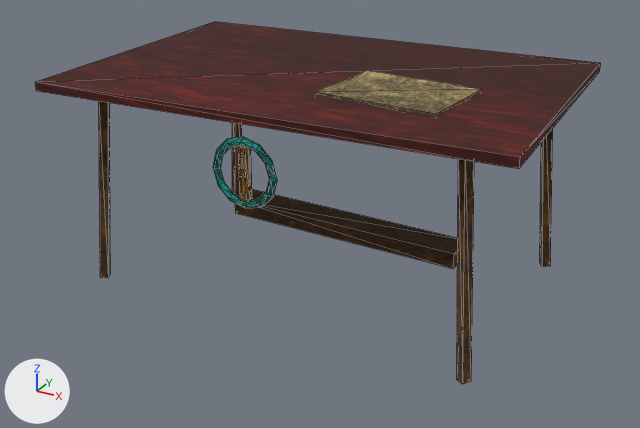
An edit to the glTF model pilots/map-rebuild-spike/landmarks/picnic/mesa-civilian-shade.glb, drawn before and after from the same camera.
Both versions are drawn from a camera (50 mm lens) standing at (8.02, -14.93, 8.75) and looking at (0.01, -0.36, 1.46). Every picture has the same lights, and +X, +Y and +Z are marked at lower left. The picture after the commit comes second. Mesh edges are drawn as thin lines. Vertices at exactly the same position are counted once.

The older version as bpy lines, for what is in view:
```python
me_mesa_civilian_shade_mesh = bpy.data.meshes.new('mesa-civilian-shade.mesh')
me_mesa_civilian_shade_mesh.from_pydata(...)  # 124 vertices, 216 faces; spans x -4.72..4.72, y -3.28..3.28, z 0.0..4.39
me_mesa_civilian_shade_mesh.materials.append(mat_picniclandmarkpackmaterial)  # picture img_picnic_landmarks_atlas
ob_mesa_civilian_shade = bpy.data.objects.new('mesa-civilian-shade', me_mesa_civilian_shade_mesh)
ob_mesa_civilian_shade.location = (0.0, 0.0, 0.0)
```
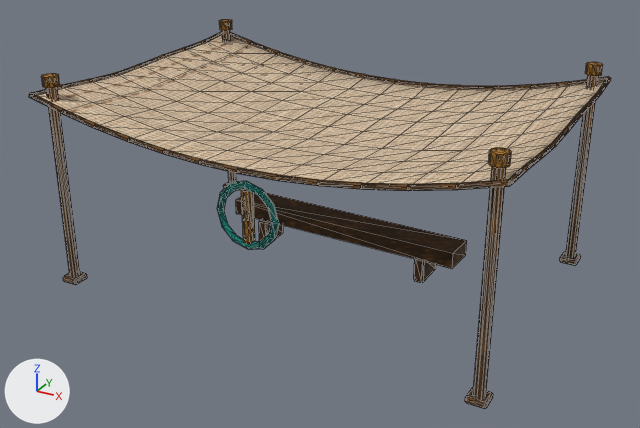
What the commit changed:
Picture 'cloth-wicker-atlas' (img_cloth_wicker_atlas) is new.
Material 'Picnic woven cloth and wicker' (mat_picnic_woven_cloth_and_wicker) is new.
Its texture is img_cloth_wicker_atlas.
Its roughness is 1.0.
me_mesa_civilian_shade_mesh is used by ob_mesa_civilian_shade; location (0.0, 0.0, 0.0).
me_mesa_civilian_shade_mesh had 124 vertices, 216 faces and spanned x -4.72..4.72, y -3.28..3.28, z 0.0..4.39.
me_mesa_civilian_shade_mesh now has 1094 vertices, 1960 faces and spans x -4.72..4.72, y -3.28..3.28, z 0.0..4.39.
me_mesa_civilian_shade_mesh part 1: the loose piece of 48 vertices spanning x -0.66..0.66, y -3.13..-2.97, z 2.6..3.92 is moved by (0.0, 0.04, -0.82).
me_mesa_civilian_shade_mesh part 2: the loose piece of 20 vertices spanning x -0.1..0.1, y -3.13..-2.91, z 2.76..3.76 is moved by (0.0, 0.04, -0.82).
me_mesa_civilian_shade_mesh part 3: the loose piece of 8 vertices spanning x -2.71..2.71, y 0.33..1.27, z 0.56..0.9 is scaled about the mesh origin by (0.992, 0.986, 1).
me_mesa_civilian_shade_mesh part 4: a new loose piece, a 10-sided cylinder along z spanning x -4.52..-4.32, y -3.04..-2.84, z 0.0..4.28, in mat_picniclandmarkpackmaterial (picture img_picnic_landmarks_atlas).
me_mesa_civilian_shade_mesh part 5: a new loose piece, a 10-sided cylinder along z spanning x -4.57..-4.27, y -3.1..-2.78, z 4.18..4.39, in mat_picniclandmarkpackmaterial (picture img_picnic_landmarks_atlas).
me_mesa_civilian_shade_mesh part 6: a new loose piece, a 10-sided cylinder along z spanning x -4.52..-4.32, y 2.84..3.04, z 0.0..4.28, in mat_picniclandmarkpackmaterial (picture img_picnic_landmarks_atlas).
me_mesa_civilian_shade_mesh part 7: a new loose piece, a 10-sided cylinder along z spanning x -4.57..-4.27, y 2.78..3.1, z 4.18..4.39, in mat_picniclandmarkpackmaterial (picture img_picnic_landmarks_atlas).
me_mesa_civilian_shade_mesh part 8: a new loose piece, a 10-sided cylinder along z spanning x 4.32..4.52, y -3.04..-2.84, z 0.0..4.28, in mat_picniclandmarkpackmaterial (picture img_picnic_landmarks_atlas).
me_mesa_civilian_shade_mesh part 9: a new loose piece, a 10-sided cylinder along z spanning x 4.27..4.57, y -3.1..-2.78, z 4.18..4.39, in mat_picniclandmarkpackmaterial (picture img_picnic_landmarks_atlas).
me_mesa_civilian_shade_mesh part 10: a new loose piece, a 10-sided cylinder along z spanning x 4.32..4.52, y 2.84..3.04, z 0.0..4.28, in mat_picniclandmarkpackmaterial (picture img_picnic_landmarks_atlas).
me_mesa_civilian_shade_mesh part 11: a new loose piece, a 10-sided cylinder along z spanning x 4.27..4.57, y 2.78..3.1, z 4.18..4.39, in mat_picniclandmarkpackmaterial (picture img_picnic_landmarks_atlas).
me_mesa_civilian_shade_mesh part 12: the loose piece of 8 vertices spanning x -4.72..4.72, y -3.28..3.28, z 4.16..4.34 is rebuilt with 234 vertices and now spans x -4.69..4.69, y -3.24..3.24, z 3.17..4.04, in mat_picnic_woven_cloth_and_wicker (picture img_cloth_wicker_atlas).
me_mesa_civilian_shade_mesh part 13: the loose piece of 8 vertices spanning x 0.53..3.07, y -1.69..0.29, z 4.29..4.39 is deleted.
me_mesa_civilian_shade_mesh part 14: 32 vertices removed from x -4.12..4.12, y -2.62..2.62, z 0.0..4.17; 624 vertices added at x -4.72..4.72, y -3.28..3.28, z 0.0..4.09.
me_mesa_civilian_shade_mesh gains material mat_picnic_woven_cloth_and_wicker (picture img_cloth_wicker_atlas).

Location of each change, (x1, y1, x2, y2) in pixels of the pictures (640 x 428 px; the box of a moved part takes in the faces that stretch with it):
'mesa-civilian-shade', reshaped (8% taller): before (35, 22, 601, 384); after (29, 19, 611, 409)
part 1 of me_mesa_civilian_shade_mesh, moved or reshaped: before (213, 137, 277, 208); after (217, 181, 279, 250)
part 2 of me_mesa_civilian_shade_mesh, moved or reshaped: before (238, 145, 252, 202); after (241, 189, 255, 244)
part 3 of me_mesa_civilian_shade_mesh, moved or reshaped: before (235, 189, 457, 269); after (236, 193, 467, 268)
part 4 of me_mesa_civilian_shade_mesh, added: after (46, 87, 80, 277)
part 5 of me_mesa_civilian_shade_mesh, added: after (42, 73, 60, 88)
part 6 of me_mesa_civilian_shade_mesh, added (mostly hidden): after (222, 30, 236, 183)
part 7 of me_mesa_civilian_shade_mesh, added: after (219, 19, 232, 30)
part 8 of me_mesa_civilian_shade_mesh, added: after (473, 167, 506, 398)
part 9 of me_mesa_civilian_shade_mesh, added (brown): after (488, 147, 511, 168)
part 10 of me_mesa_civilian_shade_mesh, added: after (566, 75, 599, 258)
part 11 of me_mesa_civilian_shade_mesh, added: after (585, 62, 603, 76)
part 12 of me_mesa_civilian_shade_mesh, rebuilt: before (35, 22, 601, 168); after (37, 34, 605, 184)
part 13 of me_mesa_civilian_shade_mesh, deleted (brown): before (315, 70, 482, 117)
part 14 of me_mesa_civilian_shade_mesh, reshaped: before (99, 101, 553, 384); after (29, 31, 611, 409)
